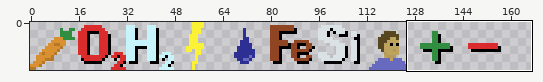
File history of a sprite sheet, android/assets/img/icons.png. Above: a wide view before the commit, with the close-up outlined.
Close-up. Earlier state:
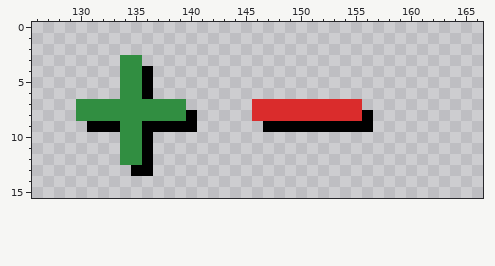
The file is 256x16 pixels. Shown: x 126..166, y 0..15. The wide view leaves out empty margins.
Now the later version:
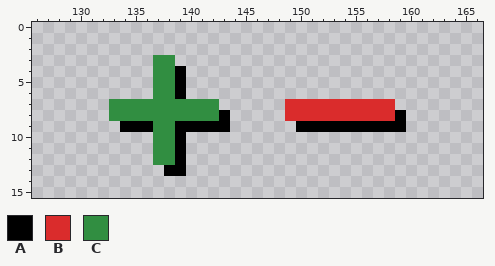
Palette (. is transparent): A #000000  B #da2c2c  C #318e41
Diff:
y 3: x 134..135 CC -> ..; x 137..138 .. -> CC
y 4..6: x 134..139 CCA... -> ...CCA
y 7: x 130..132 CCC -> ...; x 140..142 ... -> CCC; x 146..148 BBB -> ...; x 156..158 ... -> BBB
y 8: x 130..132 CCC -> ...; x 140..143 A... -> CCCA; x 146..148 BBB -> ...; x 156..159 A... -> BBBA
y 9: x 131..135 AAACC -> ...AA; x 137..138 AA -> CC; x 141..143 ... -> AAA; x 147..149 AAA -> ...; x 157..159 ... -> AAA
y 10..12: x 134..139 CCA... -> ...CCA
y 13: x 135..136 AA -> ..; x 138..139 .. -> AA
Pixel boxes of the changes (left, top, right, bottom) in both close-ups:
changed: (76, 55, 296, 176)
changed: (362, 99, 406, 132)
